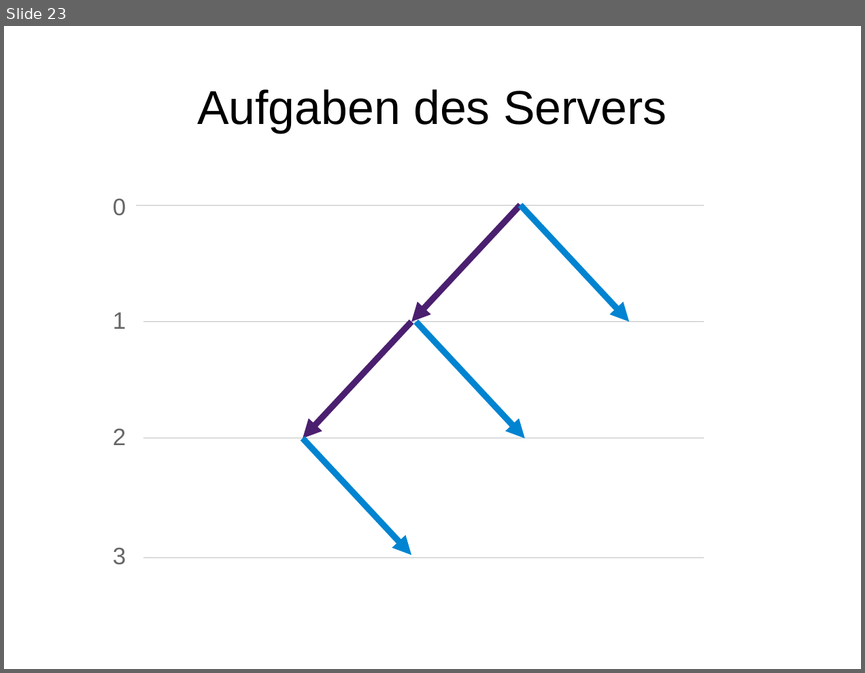
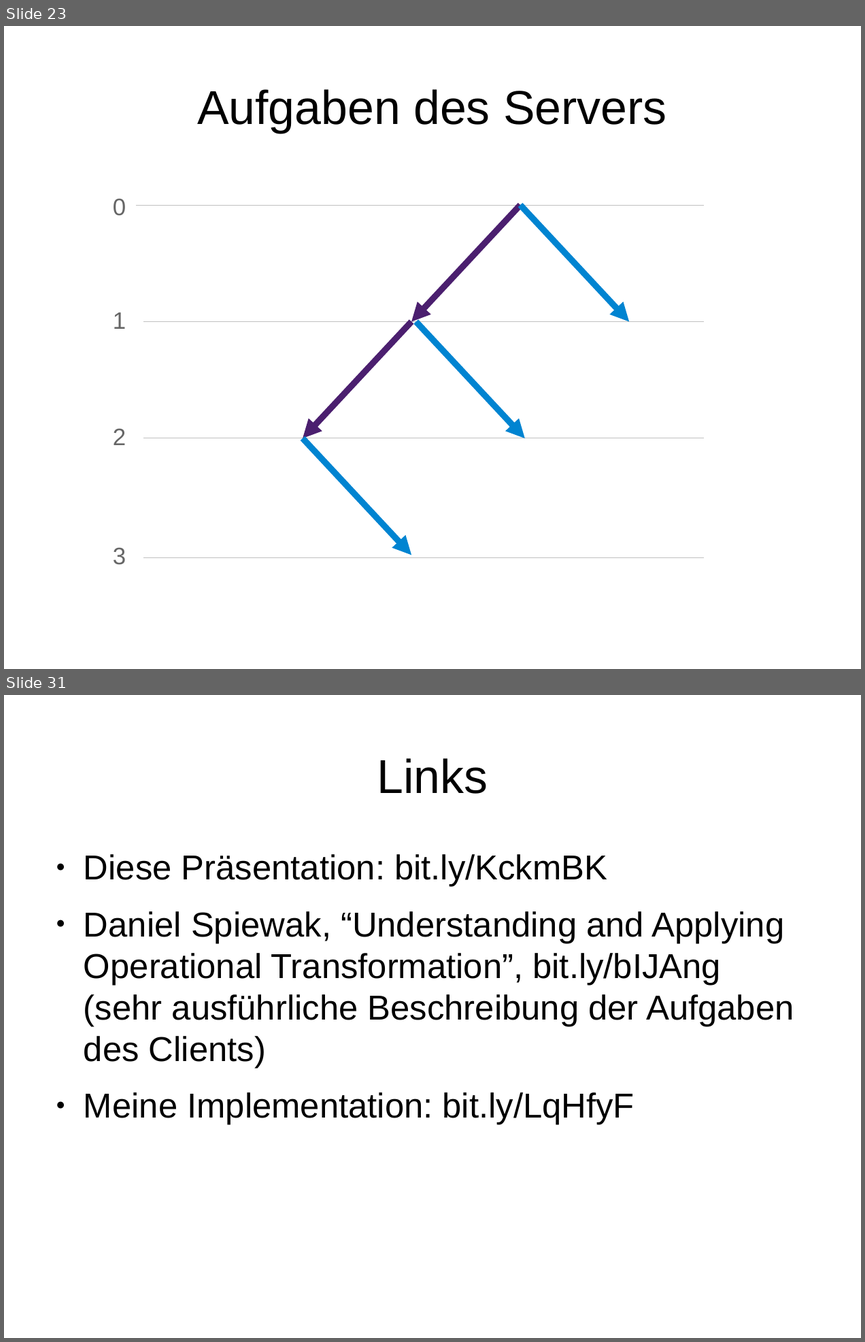
Before and after one commit to timjb/presentations, a slide deck: operational-transformation/operational-transformation.odp. Shown one above the other, each under a label of ours: slide 23 before the commit, slides 23 and 31 after it; the slides between them are not shown. The pictures are 865x673 and 865x1342 pixels, drawn with LibreOffice and Linux fonts; fonts in the diff are those of the drawing. Boxes give left, top, right and bottom in pixels: in the first picture for what was removed or moved away, otherwise in the second. Text is boxed around its words. In the diff, an @@ line names an element or a change of style, - is before the commit and + after.

Commit message:
Aufgaben des Clients beschreiben, Demo Slide, Links

```diff
--- a/operational-transformation/operational-transformation.odp
+++ b/operational-transformation/operational-transformation.odp
@@ slide 31 added at (x1=4, y1=695, x2=861, y2=1338), background #FFFFFF @@
@@ title added at (x1=377, y1=758, x2=487, y2=794), 44 pt, text #000000 @@
+Links
@@ text added at (x1=84, y1=854, x2=793, y2=1125), 32 pt, text #000000 @@
+● Diese Präsentation: bit.ly/KckmBK
+● Daniel Spiewak, “Understanding and Applying Operational Transformation”, bit.ly/bIJAng (sehr ausführliche Beschreibung der Aufgaben des Clients)
+● Meine Implementation: bit.ly/LqHfyF
```
Also in this commit, not shown: 1 slide changed, 7 other slides added, 1 other file.
